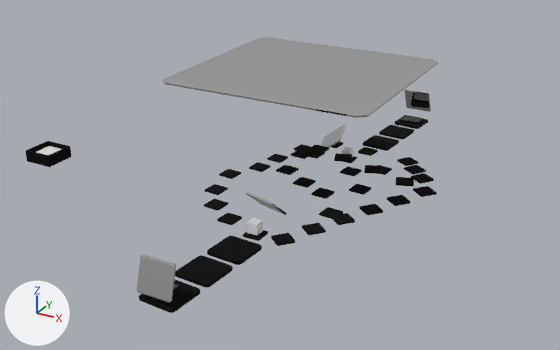
What one commit did to the glTF model Assets/World/LevelModules/BunnyHop.glb.
One viewpoint serves both versions: a 50 mm camera at (78.5, -156.0, 81.7) aimed at (-9.8, 4.5, 1.4). The axes (+X, +Y, +Z) are drawn at lower left. The lights are the same throughout. Where no turn or scale is listed for an object, it has been applied to the vertices. Vertices at the same position are counted once.

The older version as bpy lines, for what is in view:
```python
ob_cube_005 = bpy.data.objects.new('Cube.005', me_cube_006)
ob_cube_005.location = (-17.3, 7.1, 1.1)
ob_cube_017 = bpy.data.objects.new('Cube.017', me_cube_019)
ob_cube_017.location = (6.5, -23.7, 0.3)
ob_cube_017.rotation_euler = (0.0, 0.0, 0.858)  # degrees (0, 0, 49)
ob_cube_017.scale = (-2.16, -2.16, 0.205)
ob_cube_019 = bpy.data.objects.new('Cube.019', me_cube_022)
ob_cube_019.location = (11.0, -8.5, 1.1)
ob_cube_025 = bpy.data.objects.new('Cube.025', me_cube)
ob_cube_025.location = (5.5, 64.7, 6.6)
ob_cube_026 = bpy.data.objects.new('Cube.026', me_cube_003)
ob_cube_026.location = (-1.2, -58.5, 6.6)
ob_cube_027 = bpy.data.objects.new('Cube.027', me_cube_018)
ob_cube_027.location = (-1.1, 0.9, 31.1)
ob_cube_027.rotation_euler = (-1.532, 0.0, 0.0)  # degrees (-88, 0, 0)
ob_cube_027.scale = (3.91, 1.07, 3.65)
ob_cube_028 = bpy.data.objects.new('Cube.028', me_cube_032)
ob_cube_028.location = (-0.1, 4.0, 9.4)
ob_cube_029 = bpy.data.objects.new('Cube.029', me_cube_033)
ob_cube_029.location = (-3.5, 22.4, 6.6)
ob_cube_029.rotation_euler = (-1.232, -0.67, 0.032)  # degrees (-71, -38, 1.8)
ob_cube_029.scale = (3.91, 1.07, 3.65)
ob_killbox = bpy.data.objects.new('Killbox', me_cube_040)
ob_killbox.location = (-86.5, 0.0, -6.1)
# also in view: 'Cube.016' at (-0.4, -44.5, 1.1); 'Cube.015' at (4.8, 49.5, 1.1); 'Cube.003' at (19.4, 24.5, 1.4); 'Cube.024' at (13.3, 10.6, 5.5)
```
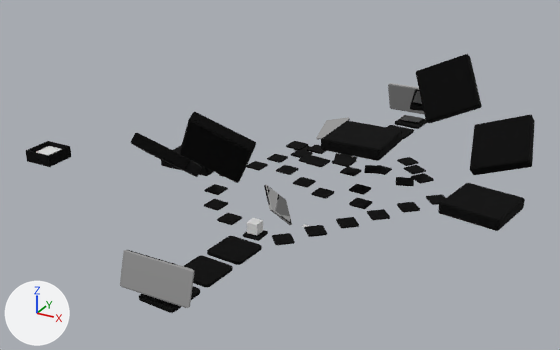
Pixel boxes (x1, y1, x2, y2) of what changed, in the pictures (560 x 350 px):
'Cube.027', reshaped, moved, turned, rescaled
    before: (162, 37, 438, 118)
    after: (321, 121, 402, 161)
'Cube.036', added (black)
    after: (470, 115, 535, 175)
'Cube.037', added (black)
    after: (416, 54, 482, 123)
'Cube.034', added (black)
    after: (180, 112, 256, 183)
'Cube.026', mesh rescaled (88% wider, 20% taller)
    before: (137, 254, 176, 302)
    after: (120, 250, 194, 308)
'Cube.035', added (black)
    after: (438, 183, 525, 231)
'Cube.017', turned
    before: (271, 186, 437, 246)
    after: (272, 194, 446, 245)
'Cube.025', reshaped
    before: (405, 89, 431, 112)
    after: (388, 83, 424, 114)
'Cube.033', added (black)
    after: (131, 133, 202, 177)
'Cube.030', moved, turned
    before: (245, 191, 287, 215)
    after: (264, 185, 292, 225)
'Cube.029', moved, turned
    before: (321, 124, 346, 148)
    after: (316, 117, 350, 140)
'Cube.019', moved
    before: (319, 207, 343, 219)
    after: (349, 198, 372, 209)
'Cube.032', added
    after: (161, 146, 214, 176)
'Cube.028', moved
    before: (302, 149, 325, 159)
    after: (299, 154, 321, 163)
'Cube.039', added
    after: (332, 156, 356, 167)
'Cube.005', moved
    before: (249, 162, 271, 172)
    after: (246, 161, 268, 171)
'Cube.038', added
    after: (306, 157, 330, 167)
'Cube.031', added
    after: (286, 141, 308, 150)
'Cube.015', unchanged, covered by the edit
    before: (363, 119, 428, 151)
    after: (387, 119, 428, 139)

The change, as a list of edits to the scene's bpy script:
```text
Change me_cube:
    remove me_cube.from_pydata(...)  # 24 vertices, 44 faces; spans x -3.91..3.91, y -1.65..1.65, z -3.42..3.42
    add me_cube.from_pydata(...)  # 24 vertices, 44 faces; spans x -9.38..9.38, y -1.65..1.65, z -4.61..4.61
    me_cube part 1: 24 of 24 vertices moved; they spanned x -3.91..3.91, y -1.65..1.65, z -3.42..3.42 and now span x -9.38..9.38, y -1.65..1.65, z -4.61..4.61; mean shift (0.0, 0.0, 0.0); largest move (-3.91, 1.18, -3.17) -> (-9.38, 1.18, -4.28)
Change me_cube_003:
    where me_cube_003.from_pydata(...)  # 24 vertices, 44 faces; spans x -3.91..3.91, y -1.23..1.23, z -3.56..3.56
    me_cube_003 part 2: the whole mesh is scaled about its middle by (2.03, 1, 1)
Change me_cube_018:
    used by ob_cube_027; location = (-1.1, 0.9, 31.1); rotation_euler = (-1.532, 0.0, 0.0), in degrees (-88, 0, 0); scale = (3.91, 1.07, 3.65)
    remove me_cube_018.from_pydata(...)  # 24 vertices, 44 faces; spans x -6.39..6.39, y -0.93..0.93, z -6.4..6.4
    remove me_cube_018.materials.append(mat_material)  # white #e7e7e7
    add me_cube_018.from_pydata(...)  # 96 vertices, 188 faces; spans x -7.51..7.51, y -7.51..7.51, z -1.48..1.48
    me_cube_018 part 3: 24 vertices removed from x -6.39..6.39, y -0.93..0.93, z -6.4..6.4; 96 vertices added at x -7.51..7.51, y -7.51..7.51, z -1.48..1.48
    add me_cube_018.materials.append(mat_base)  # black #272727
Change ob_cube_005:
    ob_cube_005.location: (-17.3, 7.1, 1.1) -> (-18.4, 7.6, 1.1)
Change ob_cube_017:
    ob_cube_017.rotation_euler: (0.0, 0.0, 0.858) -> (0.0, 0.0, 0.729)  # degrees (0, 0, 49) -> degrees (0, 0, 42)
Change ob_cube_019:
    ob_cube_019.location: (11.0, -8.5, 1.1) -> (14.8, -0.3, 1.1)
Change ob_cube_027:
    ob_cube_027.rotation_euler: (-1.532, 0.0, 0.0) -> (0.0, 0.0, 0.0)  # degrees (-88, 0, 0) -> degrees (0, 0, 0)
    ob_cube_027.scale: (3.91, 1.07, 3.65) -> (1.0, 1.0, 1.0)
    ob_cube_027.location: (-1.1, 0.9, 31.1) -> (11.7, 6.3, 14.5)
Change ob_cube_028:
    ob_cube_028.location: (-0.1, 4.0, 9.4) -> (1.2, -0.2, 9.7)
Change ob_cube_029:
    ob_cube_029.location: (-3.5, 22.4, 6.6) -> (-3.5, 22.4, 9.5)
    ob_cube_029.rotation_euler: (-1.232, -0.67, 0.032) -> (-1.084, -0.323, -0.179)  # degrees (-71, -38, 1.8) -> degrees (-62, -19, -10)
Change ob_cube_030:
    ob_cube_030.location: (0.7, -21.1, 6.6) -> (5.4, -24.1, 8.6)
    ob_cube_030.rotation_euler: (-2.295, 0.0512, -0.207) -> (-2.404, 0.324, -0.895)  # degrees (-131, 2.9, -12) -> degrees (-138, 19, -51)
Add ob_cube_039:
    ob_cube_039 = bpy.data.objects.new('Cube.039', me_cube_032.copy())  # the mesh of ob_cube_028
    ob_cube_039.location = (13.2, -7.4, 14.2)
Add ob_cube_038:
    ob_cube_038 = bpy.data.objects.new('Cube.038', me_cube_032.copy())  # the mesh of ob_cube_028
    ob_cube_038.location = (6.2, -6.2, 12.2)
Add ob_cube_031:
    ob_cube_031 = bpy.data.objects.new('Cube.031', me_cube_032.copy())  # the mesh of ob_cube_028
    ob_cube_031.location = (-5.3, 5.3, 10.1)
Add ob_cube_037:
    ob_cube_037 = bpy.data.objects.new('Cube.037', me_cube_046)  # 96 vertices, 188 faces; spans x -9.9..9.9, y -5.7..5.7, z -9.2..9.2; in mat_base (black #272727)
    ob_cube_037.location = (21.0, 42.5, 18.6)
Add ob_cube_036:
    ob_cube_036 = bpy.data.objects.new('Cube.036', me_cube_045)  # 96 vertices, 188 faces; spans x -8.8..8.8, y -7.1..7.1, z -7.2..7.2; in mat_base (black #272727)
    ob_cube_036.location = (39.6, 30.9, 10.0)
Add ob_cube_035:
    ob_cube_035 = bpy.data.objects.new('Cube.035', me_cube_044)  # 96 vertices, 188 faces; spans x -8.5..8.5, y -8.5..8.5, z -1.5..1.5; in mat_base (black #272727)
    ob_cube_035.location = (40.7, 11.0, 1.7)
Add ob_cube_034:
    ob_cube_034 = bpy.data.objects.new('Cube.034', me_cube_043)  # 96 vertices, 188 faces; spans x -10.1..10.1, y -6.2..6.2, z -9.2..9.2; in mat_base (black #272727)
    ob_cube_034.location = (-10.0, -24.0, 18.6)
Add ob_cube_033:
    ob_cube_033 = bpy.data.objects.new('Cube.033', me_cube_042)  # 96 vertices, 188 faces; spans x -9.5..9.5, y -7.8..7.8, z -7.2..7.2; in mat_base (black #272727)
    ob_cube_033.location = (-30.1, -15.4, 10.0)
Add ob_cube_032:
    ob_cube_032 = bpy.data.objects.new('Cube.032', me_cube_039)  # 96 vertices, 188 faces; spans x -7.5..7.5, y -7.5..7.5, z -1.5..1.5; in mat_base (black #272727)
    ob_cube_032.location = (-34.4, 4.0, 1.7)
```
